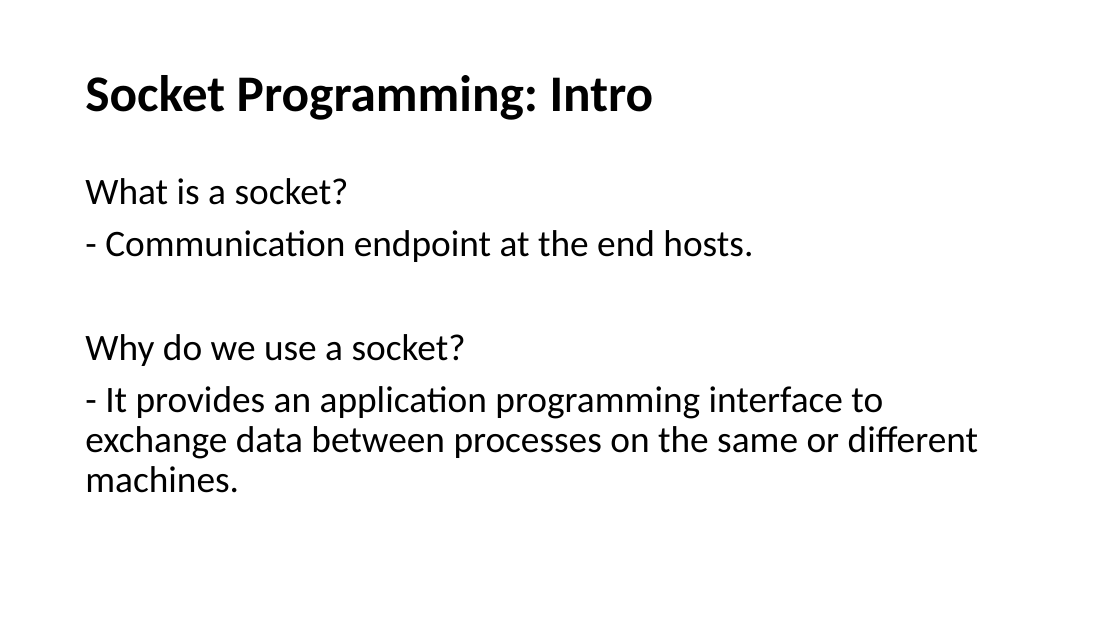
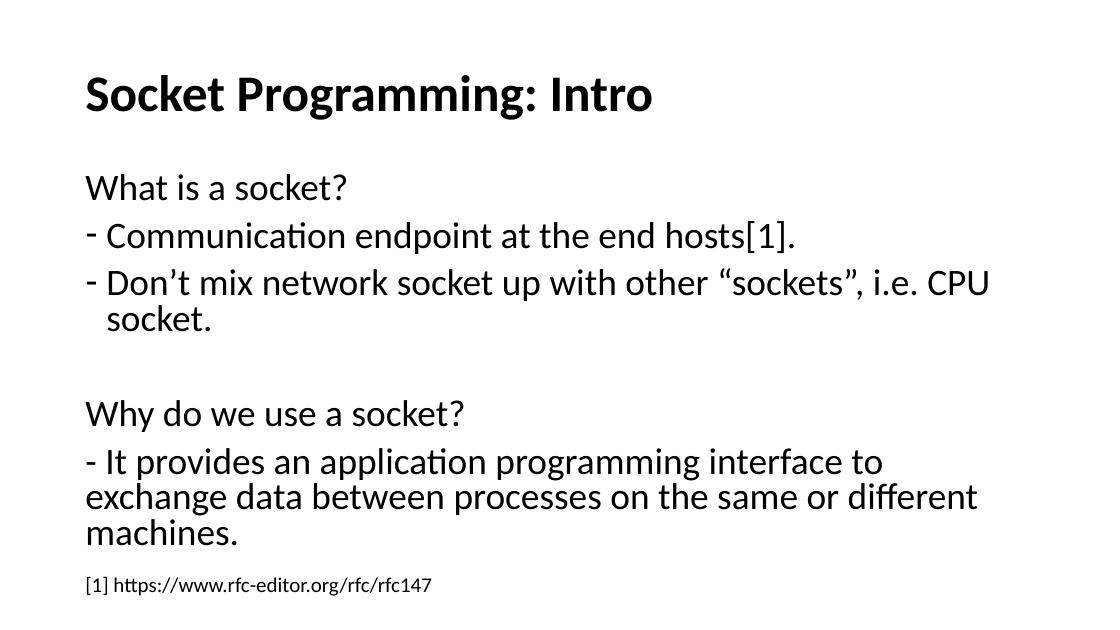
Before and after one commit to henryhxu/CSCI4430-ESTR4120, a slide deck: slide 5 of tutorial/T01/tut01.pptx (slide 4 before the commit). Drawn at 1120x630 pixels with LibreOffice and Linux fonts; fonts in the diff are those of the drawing. Boxes give left, top, right and bottom in pixels: in the first picture for what was removed or moved away, otherwise in the second. Text is boxed around its words. In the diff, an @@ line names an element or a change of style, - is before the commit and + after.

Commit message:
update tut1

```diff
--- a/tutorial/T01/tut01.pptx
+++ b/tutorial/T01/tut01.pptx
@@ text at <box>85,174,978,546</box>: line spacing 0.9 to 0.8 @@
@@ text at <box>106,221,990,332</box>: text changed @@
-- Communication endpoint at the end hosts.
+– Communication endpoint at the end hosts[1].
+– Don’t mix network socket up with other “sockets”, i.e. CPU socket.
@@ text added at <box>85,576,431,596</box>, 18 pt, text #000000 @@
+[1] https://www.rfc-editor.org/rfc/rfc147
```
Also in this commit, not shown: 1 other slide changed, 1 slide added.
